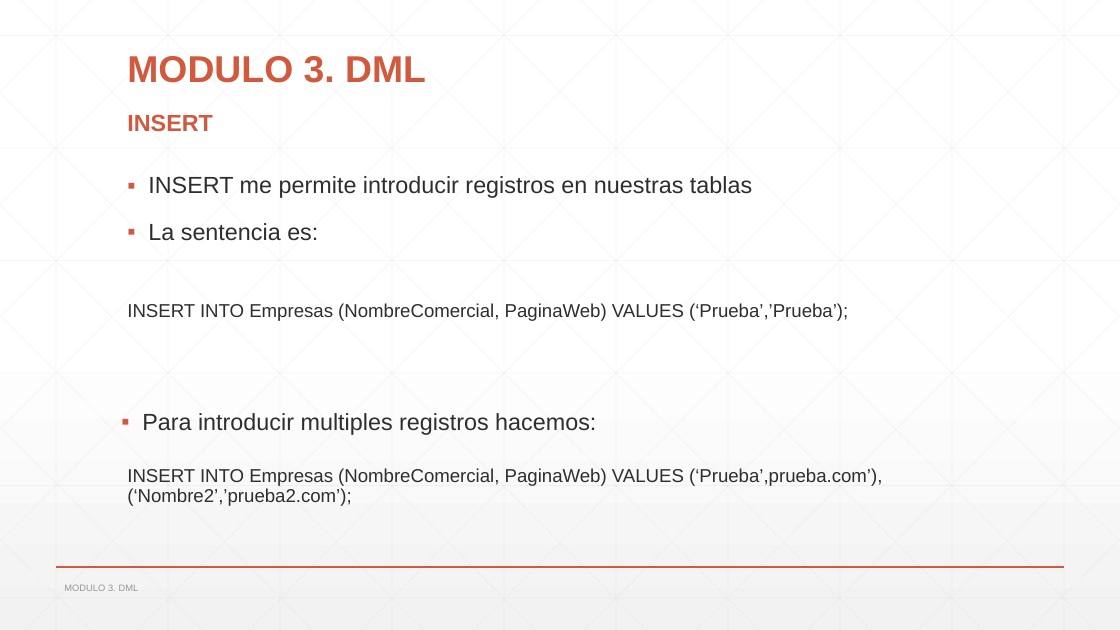
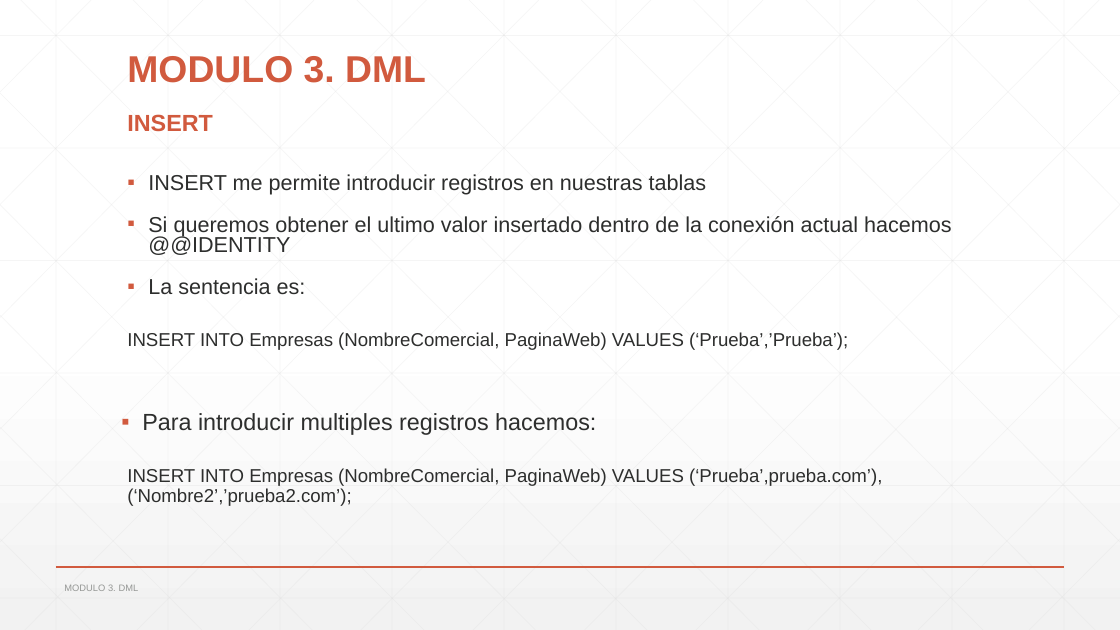
Before and after one commit to nacholn/sql_basico, a slide deck: slide 70 of Presentacion/Curso Sql Basico.pptx (slide 69 before the commit). Drawn at 1120x630 pixels with LibreOffice and Linux fonts; fonts in the diff are those of the drawing. Boxes give left, top, right and bottom in pixels: in the first picture for what was removed or moved away, otherwise in the second. Text is boxed around its words. In the diff, an @@ line names an element or a change of style, - is before the commit and + after.

Commit message:
Update manual. Added exercises module3_ejercicio2 and modulo3_ejercicio3

```diff
--- a/Presentacion/Curso Sql Basico.pptx
+++ b/Presentacion/Curso Sql Basico.pptx
@@ text at bbox=[148, 174, 707, 295]: size 20 to 18.5 pt in "INSERT me permite introducir registros en nuestras ...", "La sentencia es:"; line spacing 0.9 to 0.8 @@
@@ text at bbox=[148, 216, 952, 255]: paragraph added @@
+▪ Si queremos obtener el ultimo valor insertado dentro de la conexión actual hacemos @@IDENTITY
@@ text "INSERT INTO Empresas (NombreComercial, PaginaWeb) ...": place and size @@
-text "INSERT INTO Empresas (NombreComercial, PaginaWeb) ..." at bbox=[127, 303, 848, 321]
+text "INSERT INTO Empresas (NombreComercial, PaginaWeb) ..." at bbox=[127, 332, 848, 350]
```
Also in this commit, not shown: 4 other slides changed, 1 slide added, 3 other files.
